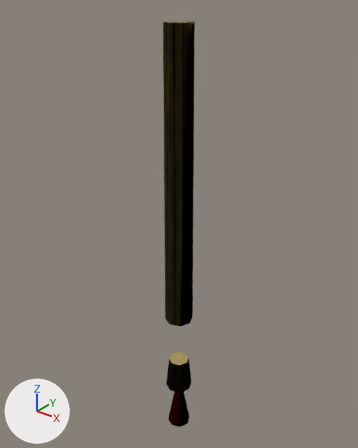
An edit to the Blender file blender_src/props/cinnabar_pen.blend, drawn before and after from the same camera.
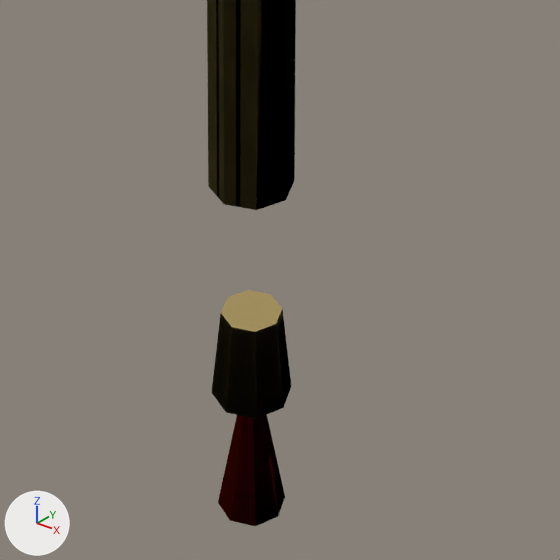
The first picture shows the older version from a camera (50 mm lens) standing at (0.148, -0.185, 0.255) and looking at (-0.005, 0.006, 0.137). The close-ups show the older and then the newer version on the part from 28% to 77% of the width and 58% to 98% of the height of that picture. Only the edits that show in the close-ups are written down. The axes (+X, +Y, +Z) are drawn at lower left. The lights are the same throughout.

The scene before the commit, as lines of its bpy script (objects in view):
```python
me_ferrule = bpy.data.meshes.new('Ferrule')
me_ferrule.from_pydata(...)  # 80 vertices, 32 faces; spans x -0.008..0.008, y -0.008..0.008, z 0.0..0.02
me_ferrule.materials.append(mat_m_brass)  # yellow #ddc481
me_handle = bpy.data.meshes.new('Handle')
me_handle.from_pydata(...)  # 80 vertices, 32 faces; spans x -0.008..0.008, y -0.008..0.008, z 0.0..0.16
me_handle.materials.append(mat_m_bamboo)  # picture img_t_bamboo
me_tip = bpy.data.meshes.new('Tip')
me_tip.from_pydata(...)  # 80 vertices, 32 faces; spans x -0.007..0.007, y -0.007..0.007, z 0.0..0.035
me_tip.materials.append(mat_m_paperred)  # picture img_t_paper_red
ob_ferrule = bpy.data.objects.new('Ferrule', me_ferrule)
ob_ferrule.parent = ob_cinnabar_pen
ob_ferrule.location = (0.0, 0.0, 0.03)
ob_handle = bpy.data.objects.new('Handle', me_handle)
ob_handle.parent = ob_cinnabar_pen
ob_handle.location = (0.0, 0.0, 0.08)
ob_tip = bpy.data.objects.new('Tip', me_tip)
ob_tip.parent = ob_cinnabar_pen
ob_tip.location = (0.0, 0.0, 0.0)
```
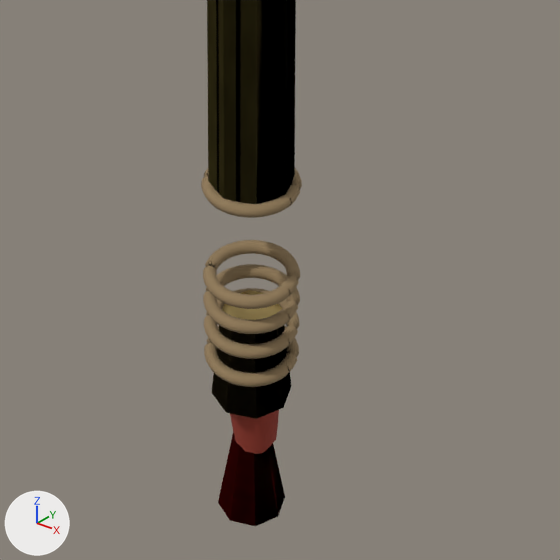
What differs and where, as boxes [x1, y1, x2, y2] in the close-ups (560 x 560 px):
'Art_FadedThread', added (brown)
    after: [201, 168, 302, 387]
'Art_CinnabarBinding', added (red)
    after: [230, 410, 279, 454]

The edits, one by one:
Material 'CinnabarBinding' (mat_cinnabarbinding) is new.
Its base color is (0.27, 0.033, 0.017) (red #8e3323).
Its roughness is 0.91.
Material 'FadedThread' (mat_fadedthread) is new.
Its base color is (0.29, 0.2, 0.1) (brown #937c59).
Its roughness is 0.89.
Mesh me_art_cinnabarbinding is new.
It has 36 vertices, 44 faces and spans x -0.0065..0.0062, y -0.0064..0.0064, z 0.0109..0.0393.
It uses material mat_cinnabarbinding (red #8e3323).
Mesh me_art_fadedthread is new.
It has 1782 vertices, 3072 faces and spans x -0.009..0.009, y -0.009..0.009, z 0.039..0.215.
It uses material mat_fadedthread (brown #937c59).
Object 'Art_CinnabarBinding' (ob_art_cinnabarbinding) is new; it shows me_art_cinnabarbinding.
Its parent is ob_cinnabar_pen.
Its location is (0.0, 0.0, 0.0).
Object 'Art_FadedThread' (ob_art_fadedthread) is new; it shows me_art_fadedthread.
Its parent is ob_cinnabar_pen.
Its location is (0.0, 0.0, 0.0).
